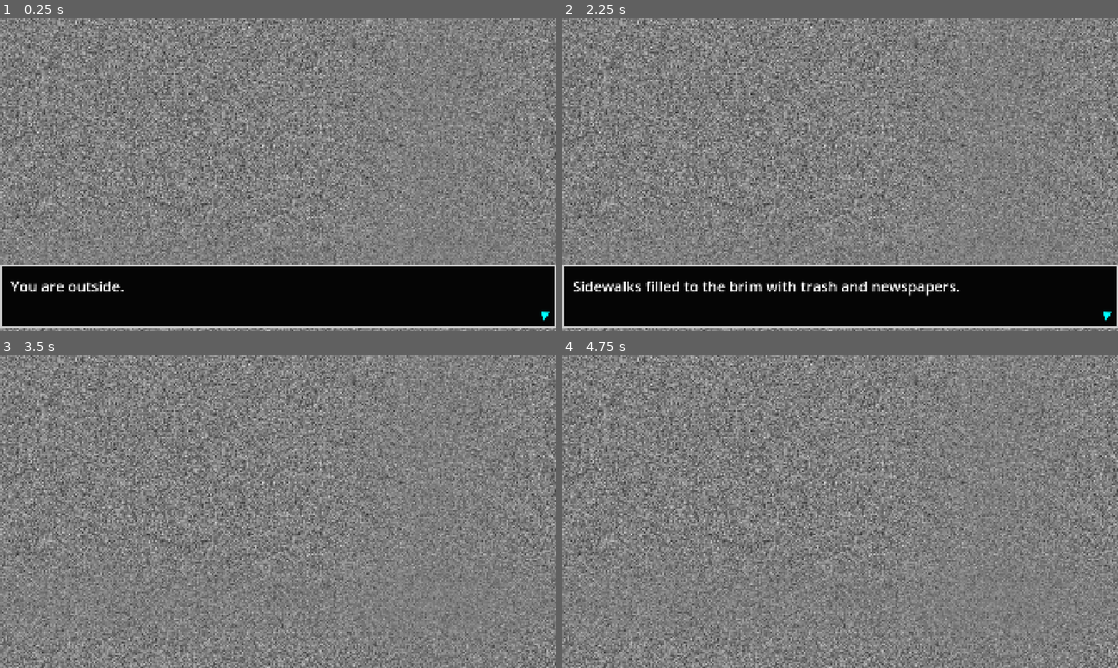
Above: before the commit, frames 1-4 (two rows, left to right).
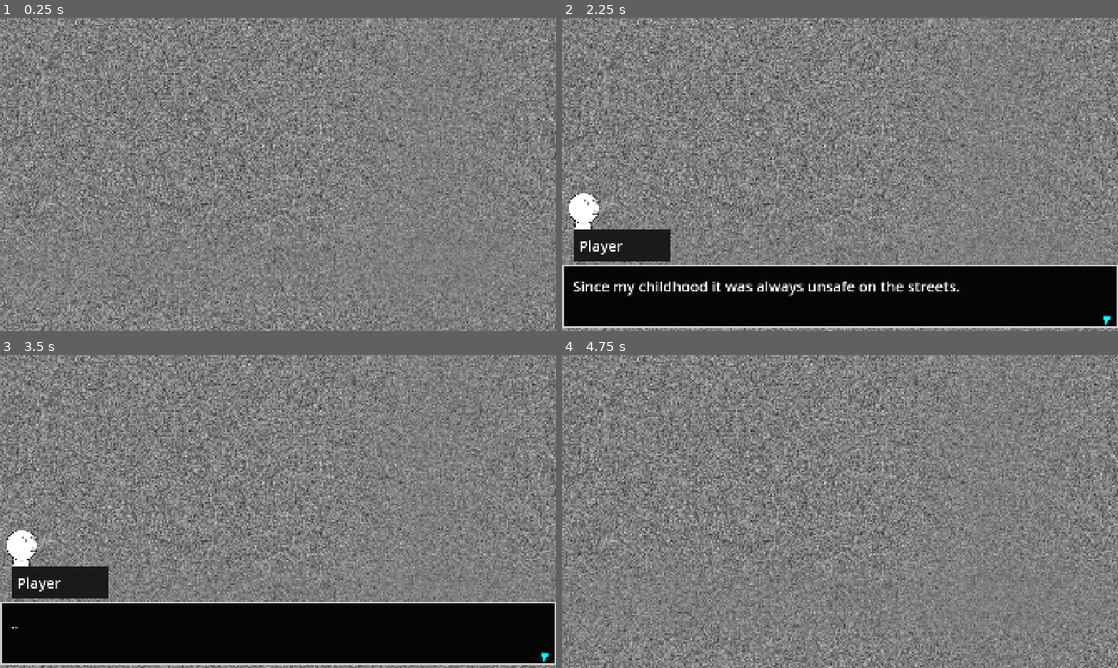
Above: after the commit, the same moments.

Repository: mathew-tran/jamegam50
Game: Godot game, scene res://Scenes/Part2.tscn
The game is run twice, just before and just after one commit, with the same random seed, the same clock (stepped at 60 frames per second) and the same inputs. This scene is started directly instead of the project's main scene.
Inputs (mouse positions are in pixels of both pictures, inside the frame that each line leads up to):
- Up to frame 1 (0.25 s): no input
- Up to frame 2 (2.25 s): tap Enter at 0.5, 2 s; move the mouse to (962, 158) at 0.52 s; press the mouse at (962, 158) at 0.53 s; tap Space at 1.25 s; move the mouse to (728, 190) at 1.27 s; release the mouse at (728, 190) at 1.28 s; click (728, 190) at 1.35 s; move the mouse to (895, 105) at 2.02 s; press the mouse at (895, 105) at 2.03 s
- Up to frame 3 (3.5 s): tap Space at 2.75 s; move the mouse to (250, 574) at 2.77 s; release the mouse at (250, 574) at 2.78 s; click (250, 574) at 2.85 s
- Up to frame 4 (4.75 s): tap Enter at 3.5 s; move the mouse to (1095, 505) at 3.52 s; press the mouse at (1095, 505) at 3.53 s; tap Space at 4.25 s; move the mouse to (673, 464) at 4.27 s; release the mouse at (673, 464) at 4.28 s; click (673, 464) at 4.35 s

The runs differ from the first frame. In frame 1, 20% of the frame differs, in the area x 0-100%, y 78-100%; in frame 2, 3.6%; in frame 3, 22%, in the area x 0-100%, y 56-100%; in frame 4, nothing differs.

Commit message:
implement more of the story, make it so the options only appear after the last sentence is made

Diff:
--- /dev/null
+++ b/Content/Characters/Character_PlayerChip.tres
@@ -0,0 +1,10 @@
+[gd_resource type="Resource" script_class="OwnerData" load_steps=3 format=3 uid="uid://cka4xesmx7e7g"]
+
+[ext_resource type="Texture2D" uid="uid://beys7rvd4kgup" path="res://Art/CharacterPortraits/YourCircuit.png" id="1_bjowp"]
+[ext_resource type="Script" uid="uid://dk4h0ebc24me" path="res://DataTypes/OwnerData.gd" id="2_btb4f"]
+
+[resource]
+script = ExtResource("2_btb4f")
+OwnerName = "Inner Circuit"
+OwnerImage = ExtResource("1_bjowp")
+metadata/_custom_type_script = "uid://dk4h0ebc24me"
--- /dev/null
+++ b/Prefabs/Environment/Part3/InteractableNextAreainPart3.tscn
@@ -0,0 +1,38 @@
+[gd_scene load_steps=10 format=3 uid="uid://b70hfbgiccgt8"]
+
+[ext_resource type="PackedScene" uid="uid://c3l54mkl1be42" path="res://Prefabs/Environment/InteractableItem.tscn" id="1_yjmo8"]
+[ext_resource type="Texture2D" uid="uid://qy4kiwbiwwvy" path="res://Art/Environment/Busplaceholder.png" id="2_bjt44"]
+[ext_resource type="Script" uid="uid://dnaixeyaslevm" path="res://Scripts/InteractableItemChangeScenes.gd" id="3_10dos"]
+[ext_resource type="PackedScene" uid="uid://ynu4hab6besn" path="res://Scenes/Part4.tscn" id="4_10dos"]
+[ext_resource type="Script" uid="uid://byqjsgo6271ad" path="res://DataTypes/CutsceneData.gd" id="5_6hs73"]
+[ext_resource type="Script" uid="uid://dvueh6b07v70v" path="res://DataTypes/OptionData.gd" id="6_tbsdx"]
+
+[sub_resource type="Resource" id="Resource_enrcn"]
+script = ExtResource("5_6hs73")
+TextToSay = "You take the bus to work.
+.."
+MusicType = 2
+Options = Array[ExtResource("6_tbsdx")]([])
+metadata/_custom_type_script = "uid://byqjsgo6271ad"
+
+[sub_resource type="RectangleShape2D" id="RectangleShape2D_1h4cg"]
+resource_local_to_scene = true
+custom_solver_bias = 1.0
+size = Vector2(150, 152)
+
+[sub_resource type="RectangleShape2D" id="RectangleShape2D_bjt44"]
+resource_local_to_scene = true
+size = Vector2(150, 149)
+
+[node name="InteractableItem" instance=ExtResource("1_yjmo8")]
+texture = ExtResource("2_bjt44")
+script = ExtResource("3_10dos")
+SceneToChangeTo = ExtResource("4_10dos")
+InteractText = "Go to work"
+CutScenes = Array[ExtResource("5_6hs73")]([SubResource("Resource_enrcn")])
+
+[node name="CollisionShape2D" parent="Area2D" index="0"]
+shape = SubResource("RectangleShape2D_1h4cg")
+
+[node name="CollisionShape2D" parent="StaticBody2D" index="0"]
+shape = SubResource("RectangleShape2D_bjt44")
--- a/Scenes/Main.tscn
+++ b/Scenes/Main.tscn
@@ -68,6 +68,7 @@
 [node name="Node2D" type="Node2D"]
 script = ExtResource("1_r150o")
 StartingCutScene = Array[ExtResource("2_4kpch")]([SubResource("Resource_1p5hy"), SubResource("Resource_h1m7h")])
+Delay = -1.0
 
 [node name="Environment" type="Node2D" parent="."]
 
--- a/Scenes/Part2.tscn
+++ b/Scenes/Part2.tscn
@@ -1,8 +1,9 @@
-[gd_scene load_steps=10 format=3 uid="uid://dvoydeg05t3xe"]
+[gd_scene load_steps=12 format=3 uid="uid://dvoydeg05t3xe"]
 
 [ext_resource type="Script" uid="uid://bx0itqrisx6qs" path="res://Scripts/Main.gd" id="1_rwbkk"]
 [ext_resource type="Script" uid="uid://byqjsgo6271ad" path="res://DataTypes/CutsceneData.gd" id="2_n23su"]
 [ext_resource type="Script" uid="uid://dvueh6b07v70v" path="res://DataTypes/OptionData.gd" id="3_phab4"]
+[ext_resource type="Resource" uid="uid://rdwh1ys6h2x" path="res://Content/Characters/Character_Player.tres" id="4_l0pv6"]
 [ext_resource type="PackedScene" uid="uid://ccbnuyoxkff0o" path="res://Prefabs/Environment/Part2/InteractableNextAreaInPart2.tscn" id="6_1sr0h"]
 [ext_resource type="PackedScene" uid="uid://d2nqmvbp4c2hu" path="res://Prefabs/Environment/Box.tscn" id="6_kyqwf"]
 [ext_resource type="PackedScene" uid="uid://bl3yxwcfopbm" path="res://Scenes/Part3.tscn" id="7_phab4"]
@@ -13,15 +14,25 @@
 script = ExtResource("2_n23su")
 TextToSay = "You are outside.
 The area around is wildly unkept.
-Homeless roam the streets.
 Sidewalks filled to the brim with trash and newspapers."
+MusicType = 2
+Options = Array[ExtResource("3_phab4")]([])
+metadata/_custom_type_script = "uid://byqjsgo6271ad"
+
+[sub_resource type="Resource" id="Resource_hbeeb"]
+script = ExtResource("2_n23su")
+TextToSay = "Since my childhood it was always unsafe on the streets.
+..
+Bunches of junkies, pickpockets and other dregs of society."
+Owner = ExtResource("4_l0pv6")
 MusicType = 2
 Options = Array[ExtResource("3_phab4")]([])
 metadata/_custom_type_script = "uid://byqjsgo6271ad"
 
 [node name="Node2D" type="Node2D"]
 script = ExtResource("1_rwbkk")
-StartingCutScene = Array[ExtResource("2_n23su")]([SubResource("Resource_p8tg3")])
+StartingCutScene = Array[ExtResource("2_n23su")]([SubResource("Resource_p8tg3"), SubResource("Resource_hbeeb")])
+Delay = 0.5
 
 [node name="Environment" type="Node2D" parent="."]
 
--- a/Scenes/Part3.tscn
+++ b/Scenes/Part3.tscn
@@ -10,6 +10,7 @@
 [ext_resource type="PackedScene" uid="uid://cmwjabbwgt077" path="res://Prefabs/UI/InteractPanel.tscn" id="5_86v50"]
 [ext_resource type="Resource" uid="uid://c61lgyo74kdki" path="res://Content/StoryFlags/FLAG_001_NICE_TO_HOMELESS.tres" id="6_jupxk"]
 [ext_resource type="Resource" uid="uid://t3fk5g3bhmlh" path="res://Content/StoryFlags/FLAG_002_MEAN_TO_HOMELESS.tres" id="7_r57g8"]
+[ext_resource type="PackedScene" uid="uid://b70hfbgiccgt8" path="res://Prefabs/Environment/Part3/InteractableNextAreainPart3.tscn" id="11_r57g8"]
 
 [sub_resource type="Resource" id="Resource_kokk2"]
 script = ExtResource("2_fsubk")
@@ -45,23 +46,44 @@
 Options = Array[ExtResource("3_86v50")]([])
 metadata/_custom_type_script = "uid://byqjsgo6271ad"
 
+[sub_resource type="Resource" id="Resource_bvtwy"]
+script = ExtResource("2_fsubk")
+TextToSay = "The homeless man smiles. Thanks you and goes on with his life."
+MusicType = 2
+Options = Array[ExtResource("3_86v50")]([])
+metadata/_custom_type_script = "uid://byqjsgo6271ad"
+
 [sub_resource type="Resource" id="Resource_p2vix"]
 script = ExtResource("3_86v50")
 OptionName = "Yeah, take this, pal"
-CutScenes = Array[ExtResource("2_fsubk")]([])
+CutScenes = Array[ExtResource("2_fsubk")]([SubResource("Resource_bvtwy")])
 StoryFlagSet = ExtResource("6_jupxk")
 metadata/_custom_type_script = "uid://dvueh6b07v70v"
+
+[sub_resource type="Resource" id="Resource_u1qu8"]
+script = ExtResource("2_fsubk")
+TextToSay = "You walk past him. He is silent."
+MusicType = 2
+Options = Array[ExtResource("3_86v50")]([])
+metadata/_custom_type_script = "uid://byqjsgo6271ad"
 
 [sub_resource type="Resource" id="Resource_86v50"]
 script = ExtResource("3_86v50")
 OptionName = "Nah, leave me alone!"
-CutScenes = Array[ExtResource("2_fsubk")]([])
+CutScenes = Array[ExtResource("2_fsubk")]([SubResource("Resource_u1qu8")])
 metadata/_custom_type_script = "uid://dvueh6b07v70v"
+
+[sub_resource type="Resource" id="Resource_msf4v"]
+script = ExtResource("2_fsubk")
+TextToSay = "You move past the homeless man. Knocking him down by accident."
+MusicType = 2
+Options = Array[ExtResource("3_86v50")]([])
+metadata/_custom_type_script = "uid://byqjsgo6271ad"
 
 [sub_resource type="Resource" id="Resource_2guxd"]
 script = ExtResource("3_86v50")
-OptionName = "Get out of the way. I am busy!"
-CutScenes = Array[ExtResource("2_fsubk")]([])
+OptionName = "Go away, you old bastard! You're holding me up! [repels]"
+CutScenes = Array[ExtResource("2_fsubk")]([SubResource("Resource_msf4v")])
 StoryFlagSet = ExtResource("7_r57g8")
 metadata/_custom_type_script = "uid://dvueh6b07v70v"
 
@@ -116,9 +138,12 @@
 position = Vector2(1649, 953)
 
 [node name="Player" parent="." instance=ExtResource("4_p2vix")]
-position = Vector2(1005, 539)
+position = Vector2(186, 558)
 
 [node name="CanvasLayer" type="CanvasLayer" parent="."]
 
 [node name="Panel" parent="CanvasLayer" groups=["InteractPanel"] instance=ExtResource("5_86v50")]
 visible = false
+
+[node name="InteractableItem" parent="." instance=ExtResource("11_r57g8")]
+position = Vector2(1823, 484)
--- /dev/null
+++ b/Scenes/Part4.tscn
@@ -0,0 +1,145 @@
+[gd_scene load_steps=20 format=3 uid="uid://ynu4hab6besn"]
+
+[ext_resource type="Script" uid="uid://bx0itqrisx6qs" path="res://Scripts/Main.gd" id="1_7qjir"]
+[ext_resource type="Script" uid="uid://byqjsgo6271ad" path="res://DataTypes/CutsceneData.gd" id="2_72s53"]
+[ext_resource type="Texture2D" uid="uid://bboqsmd00emng" path="res://Art/CutSceneStills/Test1.png" id="3_hqcir"]
+[ext_resource type="Script" uid="uid://dvueh6b07v70v" path="res://DataTypes/OptionData.gd" id="3_lfjbx"]
+[ext_resource type="Texture2D" uid="uid://col6mb1s1fvko" path="res://Art/CutSceneStills/Test2.png" id="5_bv73p"]
+[ext_resource type="Resource" uid="uid://rdwh1ys6h2x" path="res://Content/Characters/Character_Player.tres" id="5_x3wfb"]
+[ext_resource type="Resource" uid="uid://cka4xesmx7e7g" path="res://Content/Characters/Character_PlayerChip.tres" id="6_bv73p"]
+[ext_resource type="PackedScene" uid="uid://d2nqmvbp4c2hu" path="res://Prefabs/Environment/Box.tscn" id="8_7g1ov"]
+[ext_resource type="PackedScene" uid="uid://m7eqcxxm3e24" path="res://Prefabs/Player.tscn" id="9_1matk"]
+[ext_resource type="PackedScene" uid="uid://cmwjabbwgt077" path="res://Prefabs/UI/InteractPanel.tscn" id="10_7a2xq"]
+
+[sub_resource type="Resource" id="Resource_7qjir"]
+script = ExtResource("2_72s53")
+TextToSay = "You arrive at the WHITE WHALE factory."
+BackgroundImage = ExtResource("3_hqcir")
+MusicType = 2
+Options = Array[ExtResource("3_lfjbx")]([])
+metadata/_custom_type_script = "uid://byqjsgo6271ad"
+
+[sub_resource type="Resource" id="Resource_72s53"]
+script = ExtResource("2_72s53")
+TextToSay = "You get to work assembling computer chips.
+A few hours pass.
+..
+A factory sound begins to ring."
+BackgroundImage = ExtResource("5_bv73p")
+MusicType = 2
+Options = Array[ExtResource("3_lfjbx")]([])
+metadata/_custom_type_script = "uid://byqjsgo6271ad"
+
+[sub_resource type="Resource" id="Resource_lfjbx"]
+script = ExtResource("2_72s53")
+TextToSay = "A red light flashes then the simulated voice begins to speak."
+MusicType = 2
+Options = Array[ExtResource("3_lfjbx")]([])
+metadata/_custom_type_script = "uid://byqjsgo6271ad"
+
+[sub_resource type="Resource" id="Resource_er777"]
+script = ExtResource("2_72s53")
+TextToSay = "BZZT..
+EMPLOYEE 2329. IT IS TIME FOR YOUR BREAK.
+PLEASE VACATE YOUR WORK AREA.
+EMPLOYEE 9048 WILL TAKE YOUR PLACE.
+.."
+Owner = ExtResource("6_bv73p")
+MusicType = 2
+Options = Array[ExtResource("3_lfjbx")]([])
+metadata/_custom_type_script = "uid://byqjsgo6271ad"
+
+[sub_resource type="Resource" id="Resource_x3wfb"]
+script = ExtResource("2_72s53")
+TextToSay = "..
+A sharp sound rings in your ears..
+You clutch your head."
+MusicType = 2
+Options = Array[ExtResource("3_lfjbx")]([])
+metadata/_custom_type_script = "uid://byqjsgo6271ad"
+
+[sub_resource type="Resource" id="Resource_a0562"]
+script = ExtResource("2_72s53")
+TextToSay = "Damn… what the hell is that!?
+It's unbearable!"
+Owner = ExtResource("5_x3wfb")
+MusicType = 2
+Options = Array[ExtResource("3_lfjbx")]([])
+metadata/_custom_type_script = "uid://byqjsgo6271ad"
+
+[sub_resource type="Resource" id="Resource_n67k7"]
+script = ExtResource("2_72s53")
+TextToSay = "You take your hands off your head.
+Ugh.
+..
+I need.. I need help. I gotta go to the medical unit."
+MusicType = 2
+Options = Array[ExtResource("3_lfjbx")]([])
+metadata/_custom_type_script = "uid://byqjsgo6271ad"
+
+[sub_resource type="Resource" id="Resource_7g1ov"]
+script = ExtResource("3_lfjbx")
+OptionName = "Continue"
+CutScenes = Array[ExtResource("2_72s53")]([SubResource("Resource_x3wfb"), SubResource("Resource_a0562"), SubResource("Resource_n67k7")])
+metadata/_custom_type_script = "uid://dvueh6b07v70v"
+
+[sub_resource type="Resource" id="Resource_1matk"]
+script = ExtResource("2_72s53")
+TextToSay = "..
+This circuit board pisses me off..
+It’s really uncomfortable to be aware that some crap is inside my brain
+"
+Owner = ExtResource("5_x3wfb")
+MusicType = 2
+Options = Array[ExtResource("3_lfjbx")]([SubResource("Resource_7g1ov")])
+metadata/_custom_type_script = "uid://byqjsgo6271ad"
+
+[node name="Node2D" type="Node2D"]
+script = ExtResource("1_7qjir")
+StartingCutScene = Array[ExtResource("2_72s53")]([SubResource("Resource_7qjir"), SubResource("Resource_72s53"), SubResource("Resource_lfjbx"), SubResource("Resource_er777"), SubResource("Resource_1matk")])
+
+[node name="Environment" type="Node2D" parent="."]
+
+[node name="Box" parent="Environment" instance=ExtResource("8_7g1ov")]
+position = Vector2(172, 951)
+
+[node name="Box2" parent="Environment" instance=ExtResource("8_7g1ov")]
+position = Vector2(461, 949)
+
+[node name="Box3" parent="Environment" instance=ExtResource("8_7g1ov")]
+position = Vector2(322, 883)
+
+[node name="Box4" parent="Environment" instance=ExtResource("8_7g1ov")]
+position = Vector2(639, 991)
+
+[node name="Box5" parent="Environment" instance=ExtResource("8_7g1ov")]
+position = Vector2(894, 889)
+
+[node name="Box6" parent="Environment" instance=ExtResource("8_7g1ov")]
+position = Vector2(760, 951)
+
+[node name="Box7" parent="Environment" instance=ExtResource("8_7g1ov")]
+position = Vector2(1054, 951)
+
+[node name="Box8" parent="Environment" instance=ExtResource("8_7g1ov")]
+position = Vector2(1343, 949)
+
+[node name="Box9" parent="Environment" instance=ExtResource("8_7g1ov")]
+position = Vector2(1198, 1008)
+
+[node name="Box10" parent="Environment" instance=ExtResource("8_7g1ov")]
+position = Vector2(1502, 907)
+
+[node name="Box11" parent="Environment" instance=ExtResource("8_7g1ov")]
+position = Vector2(1794, 951)
+
+[node name="Box12" parent="Environment" instance=ExtResource("8_7g1ov")]
+position = Vector2(1649, 953)
+
+[node name="Player" parent="." instance=ExtResource("9_1matk")]
+position = Vector2(1005, 539)
+
+[node name="CanvasLayer" type="CanvasLayer" parent="."]
+
+[node name="Panel" parent="CanvasLayer" groups=["InteractPanel"] instance=ExtResource("10_7a2xq")]
+visible = false
--- a/Scripts/Cutscene.gd
+++ b/Scripts/Cutscene.gd
@@ -37,6 +37,7 @@
 
 		await get_tree().process_frame
 
+		$CanvasLayer/Options.visible = false
 		if len(newData.Options) > 0:
 			$CanvasLayer/TextureRect2.visible = false
 			var optionClass = load("res://Prefabs/UI/OptionButton.tscn")
@@ -44,7 +45,7 @@
 				var instance = optionClass.instantiate()
 				instance.Setup(option, self)
 				$CanvasLayer/Options.add_child(instance)
-			await get_tree().process_frame
+				await get_tree().process_frame
 
 		if newData.Owner:
 			$CanvasLayer/OwnerImage.texture = newData.Owner.OwnerImage
@@ -88,9 +89,12 @@
 func PlayNextText():
 	if len(RemainingText) > 0:
 		$CanvasLayer/Panel/RichTextLabel.text = RemainingText.pop_front()
+		$CanvasLayer/Options.visible = false
 	else:
 		if HasOptions() == false:
 			PlayNextScene()
+		else:
+			$CanvasLayer/Options.visible = true
 
 func HasOptions():
 	return $CanvasLayer/Options.get_child_count() > 0
--- a/Scripts/Main.gd
+++ b/Scripts/Main.gd
@@ -1,7 +1,10 @@
 extends Node2D
 
 @export var StartingCutScene : Array[CutSceneData]
+@export var Delay = .25
 func _ready() -> void:
+	if Delay > 0:
+		await get_tree().create_timer(Delay).timeout
 	var scene = load("res://Scenes/Cutscene.tscn")
 	var instance = scene.instantiate()
 	instance.Setup(StartingCutScene)
--- a/Scripts/UI/OptionButton.gd
+++ b/Scripts/UI/OptionButton.gd
@@ -14,4 +14,4 @@
 	var cutScene = load("res://Scenes/Cutscene.tscn")
 	var instance =  cutScene.instantiate()
 	instance.Setup(OptionInfo.CutScenes)
-	add_child(instance)
+	Finder.GetPlayer().add_child(instance)
Binary file added: Art/CharacterPortraits/YourCircuit.png
Not shown, added: Art/CharacterPortraits/YourCircuit.png.import
Binary file added: Art/Environment/Busplaceholder.png
Not shown, added: Art/Environment/Busplaceholder.png.import
Not shown: 1 places in Scenes/Part3.tscn that only renumber resources
